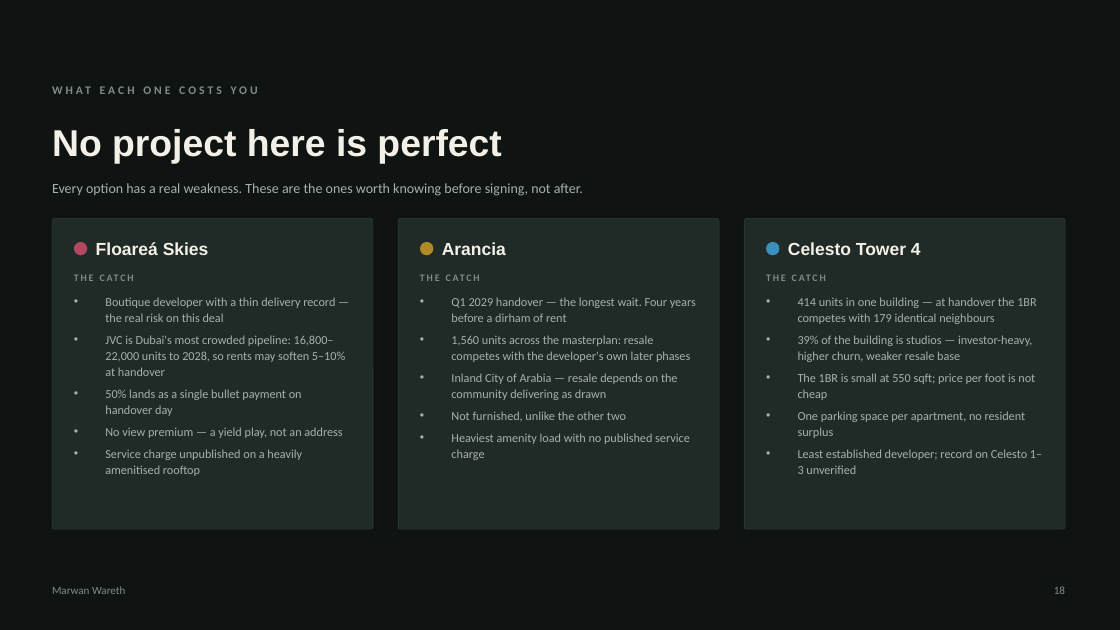
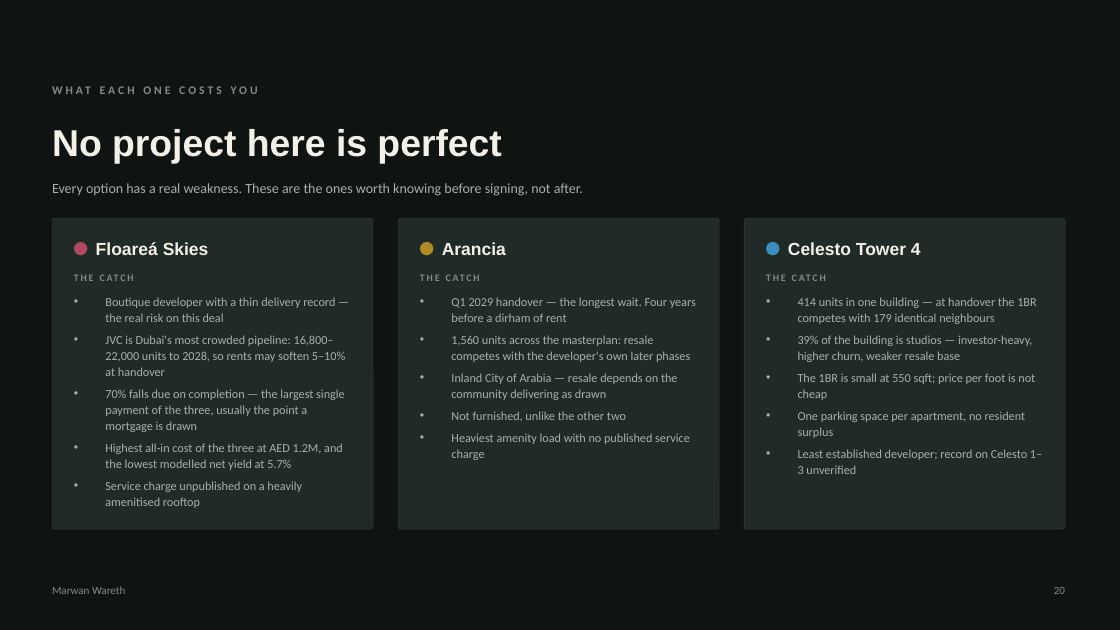
Before and after one commit to MWareth/openai-startup-name-generator, a slide deck: slide 20 of docs/client-deck/Three-Projects-One-Decision.pptx (slide 18 before the commit). Drawn at 1120x630 pixels with LibreOffice and Linux fonts; fonts in the diff are those of the drawing. Boxes give left, top, right and bottom in pixels: in the first picture for what was removed or moved away, otherwise in the second. Text is boxed around its words. In the diff, an @@ line names an element or a change of style, - is before the commit and + after.

```diff
--- a/docs/client-deck/Three-Projects-One-Decision.pptx
+++ b/docs/client-deck/Three-Projects-One-Decision.pptx
@@ text at bbox=[105, 389, 345, 470]: text changed @@
-• 50% lands as a single bullet payment on handover day
-• No view premium — a yield play, not an address
+• 70% falls due on completion — the largest single payment of the three, usually the point a mortgage is drawn
+• Highest all-in cost of the three at AED 1.2M, and the lowest modelled net yield at 5.7%
@@ text at bbox=[1054, 587, 1065, 594]: text changed @@
-18
+20
```
Also in this commit, not shown: 18 other slides changed, 2 slides added, 6 other files.
